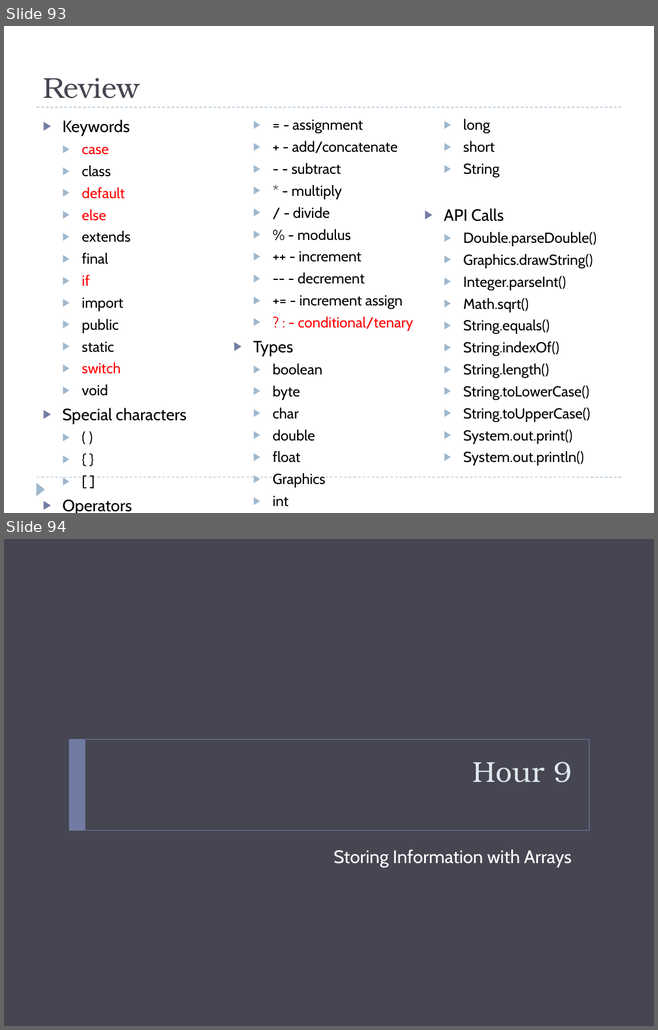
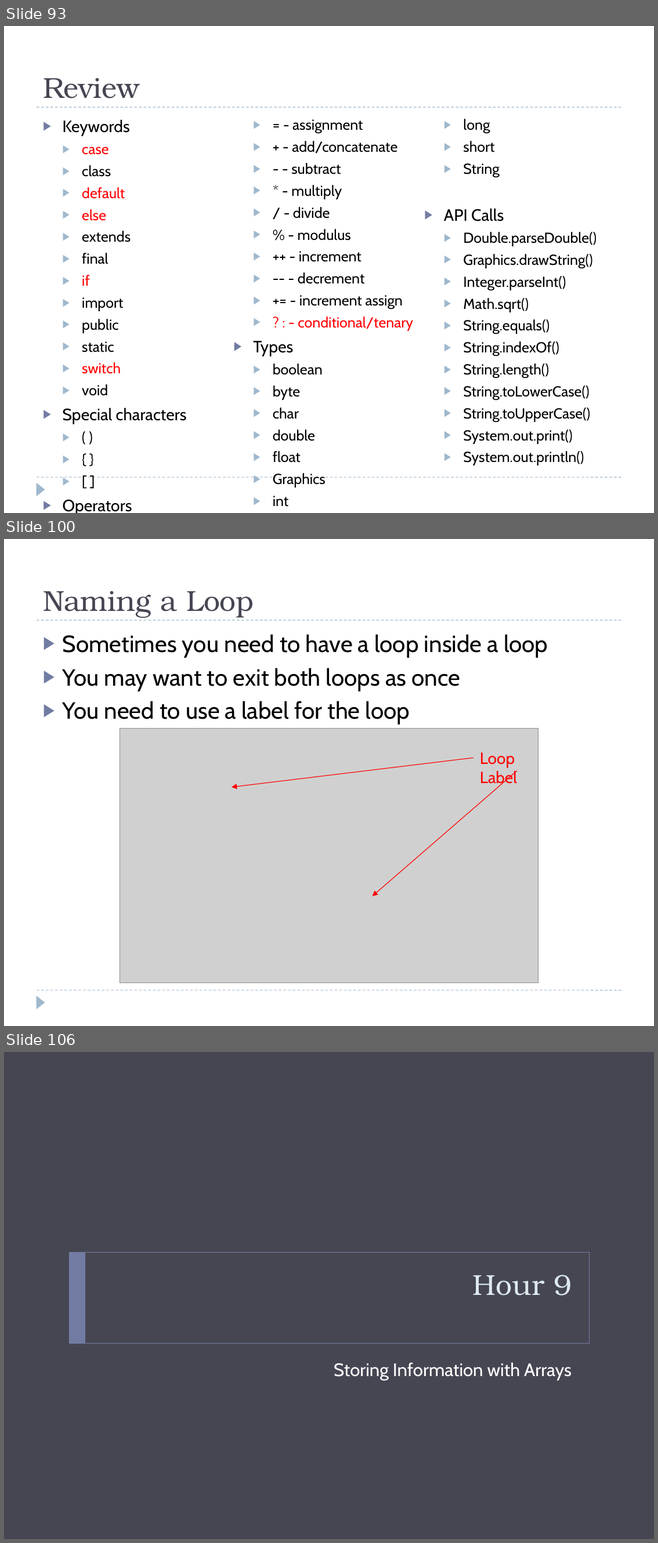
Before and after one commit to bcraig108/JavaClass_2013_Summer, a slide deck: Introduction to Java Programming.pptx. Shown one above the other, each under a label of ours: slides 93 and 94 before the commit, slides 93, 100 and 106 after it; the slides between them are not shown. The pictures are 658x1030 and 658x1543 pixels, drawn with LibreOffice and Linux fonts; fonts in the diff are those of the drawing; grey boxes stand for pictures; background and template pictures are left out. Boxes give left, top, right and bottom in pixels: in the first picture for what was removed or moved away, otherwise in the second. Text is boxed around its words. In the diff, an @@ line names an element or a change of style, - is before the commit and + after.

```diff
--- a/Introduction to Java Programming.pptx
+++ b/Introduction to Java Programming.pptx
@@ slide 100 added at <box>4,539,654,1026</box>, background #FFFFFF; not listed: 3 template elements that a slide beside it also shows @@
@@ title added at <box>43,591,253,618</box>, 32 pt, text #464653 @@
+Naming a Loop
@@ text added at <box>63,634,547,725</box>, 26 pt, text #000000 @@
+▶ Sometimes you need to have a loop inside a loop
+▶ You may want to exit both loops as once
+▶ You need to use a label for the loop
@@ picture added at <box>119,729,538,983</box> @@
@@ arrow added from (473, 758) to (231, 787), #FF0000 0.75 pt @@
@@ text added at <box>480,752,517,787</box>, 18 pt, text #FF0000 @@
+Loop Label
@@ arrow added from (517, 771) to (372, 896), #FF0000 0.75 pt @@
@@ what was slide 94 is now slide 106 @@
```
Also in this commit, not shown: 12 other slides added, 1 slide removed, 1 other file.
